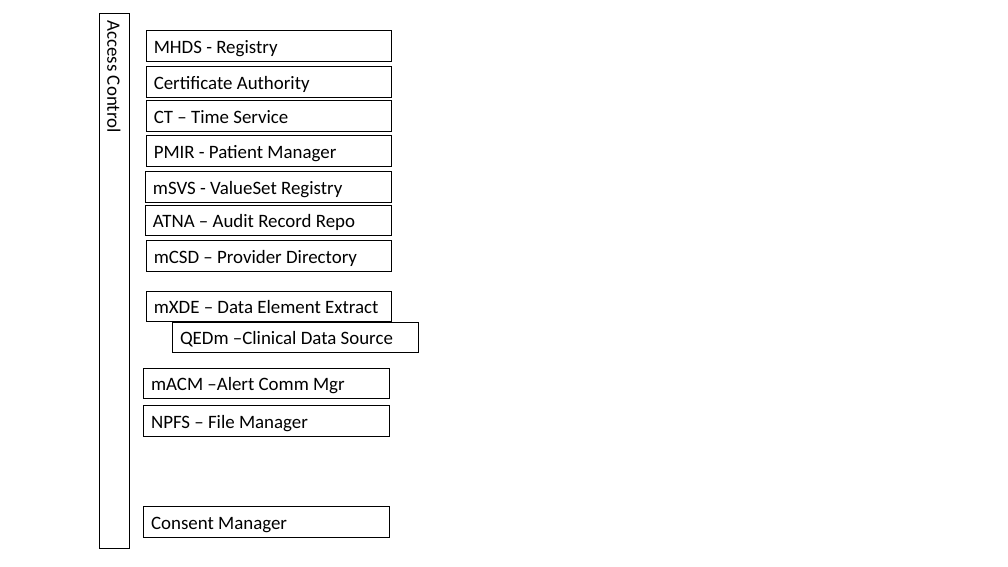
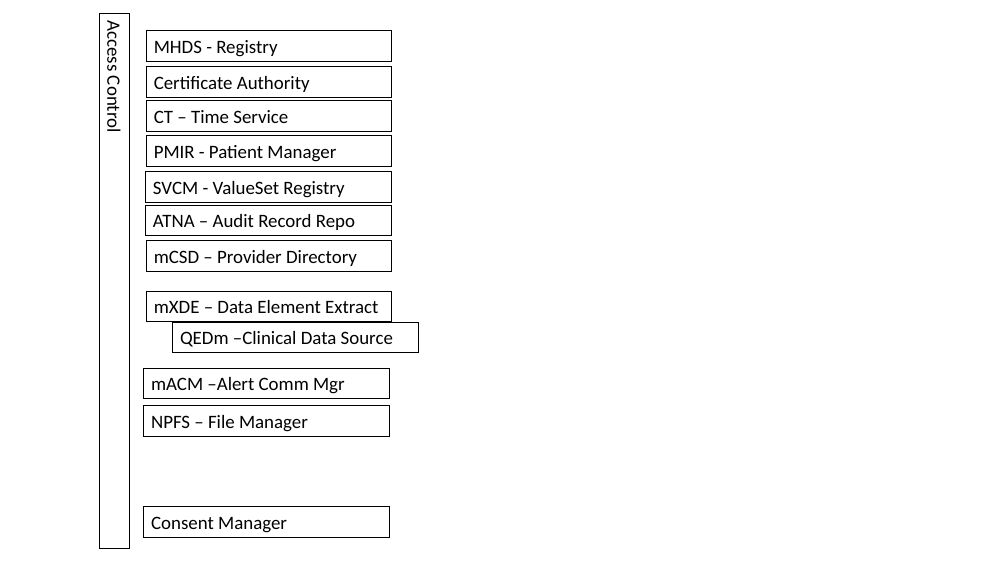
Before and after one commit to IHE/IT-Infrastructure, a slide deck: slide 3 of MHDS/Diagrams.pptx. Drawn at 1008x567 pixels with LibreOffice and Linux fonts; fonts in the diff are those of the drawing. Boxes give left, top, right and bottom in pixels: in the first picture for what was removed or moved away, otherwise in the second. Text is boxed around its words. In the diff, an @@ line names an element or a change of style, - is before the commit and + after.

```diff
--- a/MHDS/Diagrams.pptx
+++ b/MHDS/Diagrams.pptx
@@ text in rectangle at (153, 181, 344, 198): text changed @@
-mSVS - ValueSet Registry
+SVCM - ValueSet Registry
```
Also in this commit, not shown: 1 other slide changed, 3 slides added, 1 other file.
